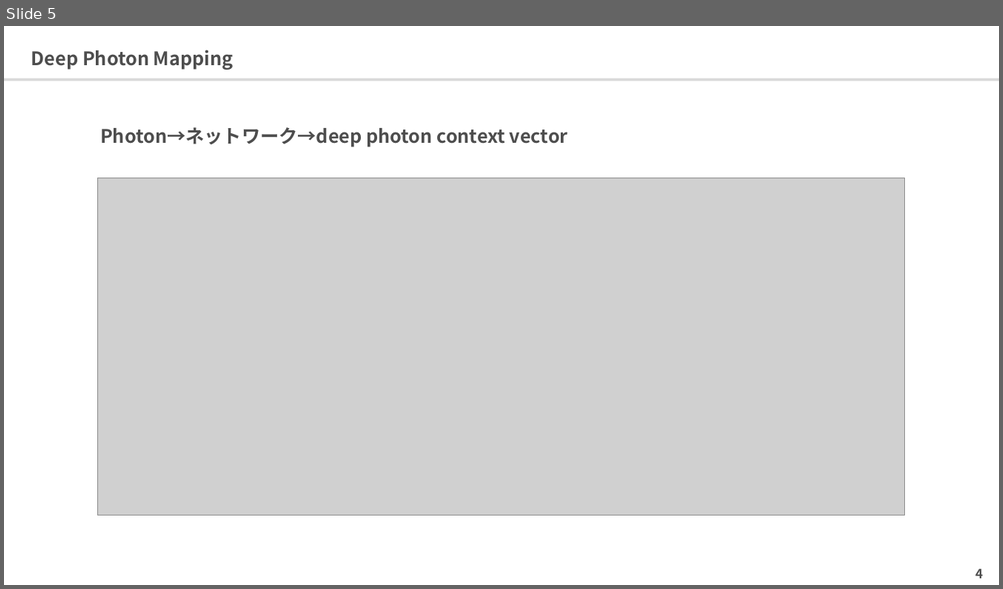
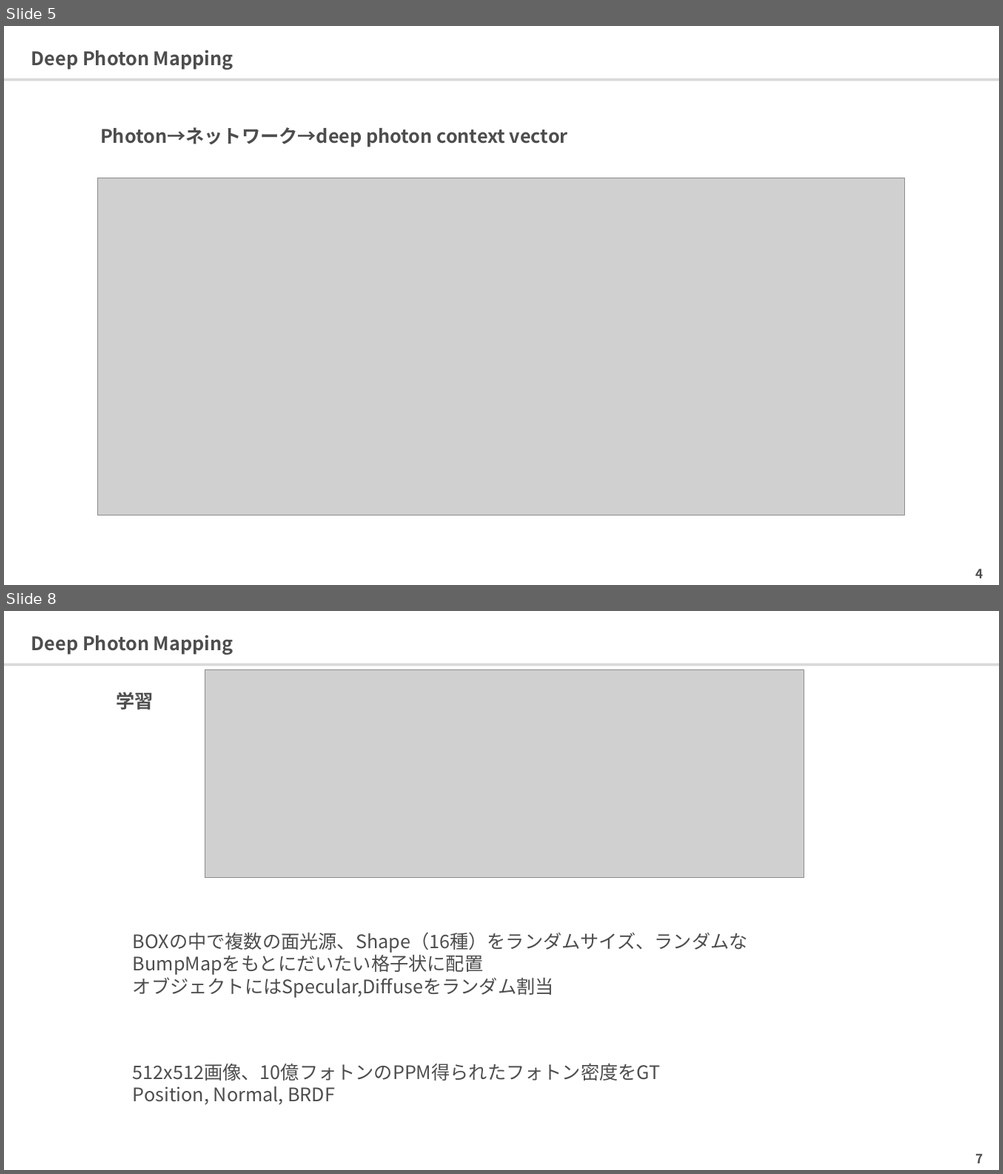
Before and after one commit to 0V/survey-paper-rendering, a slide deck: ppts/photonmapping/Deep Photon Mapping.pptx. Shown one above the other, each under a label of ours: slide 5 before the commit, slides 5 and 8 after it; the slides between them are not shown. The pictures are 1003x589 and 1003x1174 pixels, drawn with LibreOffice and Linux fonts; fonts in the diff are those of the drawing; grey boxes stand for pictures. Boxes give left, top, right and bottom in pixels: in the first picture for what was removed or moved away, otherwise in the second. Text is boxed around its words. In the diff, an @@ line names an element or a change of style, - is before the commit and + after.

```diff
--- a/ppts/photonmapping/Deep Photon Mapping.pptx
+++ b/ppts/photonmapping/Deep Photon Mapping.pptx
@@ slide 8 added at <box>4,611,999,1170</box>, background #FFFFFF; not listed: 1 template element that a slide beside it also shows @@
@@ title added at <box>31,635,233,655</box>, 18 pt, text #4D4D4D, bold @@
+Deep Photon Mapping
@@ picture added at <box>205,670,804,878</box> @@
@@ text added at <box>116,692,153,710</box>, 18 pt, text #4D4D4D, bold @@
+学習
@@ text added at <box>133,932,748,998</box>, 18 pt, text #4D4D4D @@
+BOXの中で複数の面光源、Shape（16種）をランダムサイズ、ランダムなBumpMapをもとにだいたい格子状に配置
+オブジェクトにはSpecular,Diffuseをランダム割当
@@ text added at <box>133,1064,660,1105</box>, 18 pt, text #4D4D4D @@
+512x512画像、10億フォトンのPPM得られたフォトン密度をGT
+Position, Normal, BRDF
@@ page number added at <box>975,1154,982,1164</box>, 12.3 pt, text #4D4D4D, bold @@
+7
```
Also in this commit, not shown: 6 slides changed, 3 other slides added, 6 other files.
